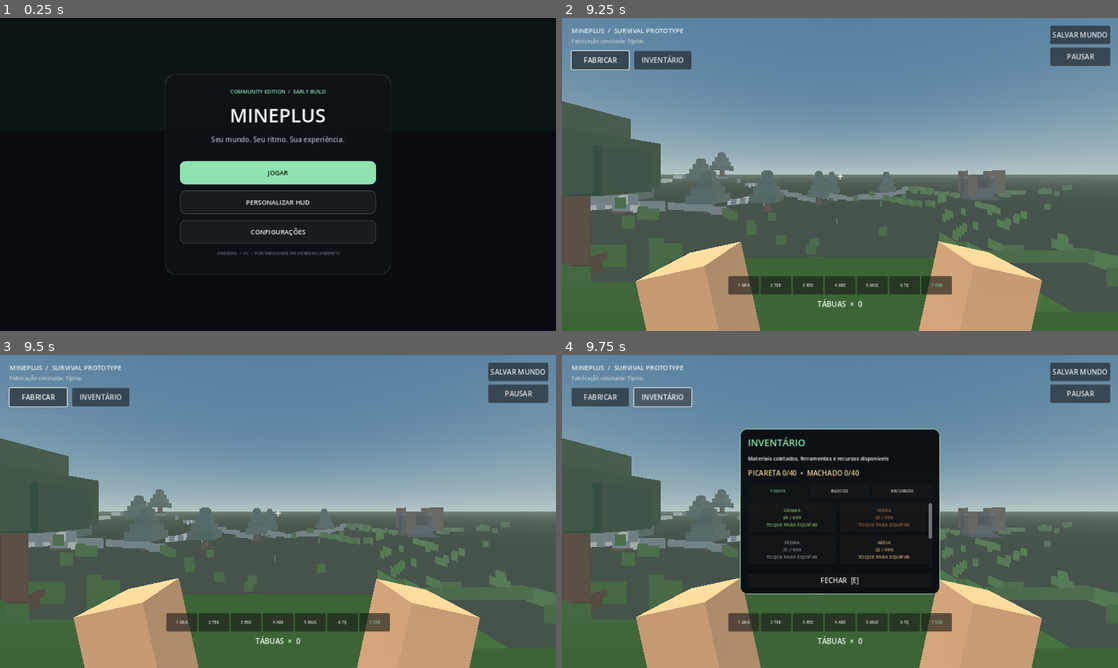
Above: before the commit, frames 1-4 (two rows, left to right).
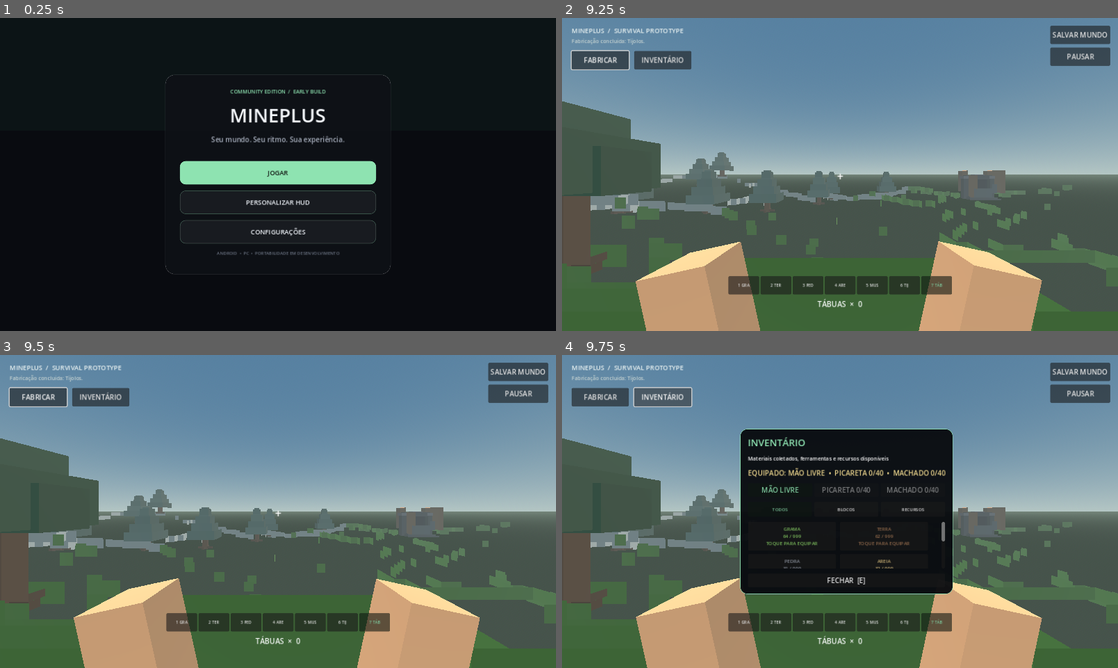
Above: after the commit, the same moments.

Repository: theolauria26-gif/MINEPLUS-PS4
Game: Godot game, scene res://scenes/main_menu.tscn
Same seed, same stepped clock (60 frames per second), same inputs: the game is played once before the commit and once after it.
Inputs:
- Up to frame 1 (0.25 s): no input
- Up to frame 2 (9.25 s): click "JOGAR" at 0.5 s; click "CRIAR MUNDO" at 1.25 s; click "SALVAR MUNDO" at 2 s; click "1 GRA" at 2.75 s; click "2 TER" at 3.5 s; click "3 PED" at 4.25 s; click "4 ARE" at 5 s; click "5 MUS" at 5.75 s; click "6 TIJ" at 6.5 s; click "7 TÁB" at 7.25 s; click "FABRICAR" at 8 s; click "FABRICAR" at 8.75 s
- Up to frame 3 (9.5 s): no input
- Up to frame 4 (9.75 s): click "INVENTÁRIO" at 9.5 s

Frames 1-3 are identical in both runs. In frame 4, 3.1% of the frame differs, in the area x 33-71%, y 23-77%.

Commit message:
Integrate explicit tool selection into survival gameplay

Diff:
--- a/scripts/world.gd
+++ b/scripts/world.gd
@@ -28,6 +28,9 @@
 var inventory_panel_width := 460.0
 var pause_layer: CanvasLayer
 var inventory_tool_label: Label
+var inventory_hand_button: Button
+var inventory_pickaxe_button: Button
+var inventory_axe_button: Button
 var inventory_filter := MineplusInventory.CATEGORY_ALL
 var inventory_filter_buttons: Array[Button] = []
 var look_sensitivity := 0.0025
@@ -36,6 +39,7 @@
 var graphics_quality := 1
 var pickaxe_durability := 0
 var axe_durability := 0
+var selected_tool := MineplusEquipment.TOOL_NONE
 var axe_visual: Node3D
 var block_textures: Array[Texture2D] = []
 var first_person_arms: Array[MeshInstance3D] = []
@@ -252,7 +256,7 @@
 	pickaxe_visual = Node3D.new()
 	pickaxe_visual.position = Vector3(0.38, -0.36, -0.62)
 	pickaxe_visual.rotation_degrees = Vector3(-18, -24, -18)
-	pickaxe_visual.visible = pickaxe_durability > 0
+	pickaxe_visual.visible = selected_tool == MineplusEquipment.TOOL_PICKAXE and pickaxe_durability > 0
 	camera.add_child(pickaxe_visual)
 	var handle := MeshInstance3D.new()
 	var handle_mesh := BoxMesh.new()
@@ -286,7 +290,7 @@
 	axe_visual = Node3D.new()
 	axe_visual.position = Vector3(0.34, -0.37, -0.60)
 	axe_visual.rotation_degrees = Vector3(-18, -18, -28)
-	axe_visual.visible = axe_durability > 0
+	axe_visual.visible = selected_tool == MineplusEquipment.TOOL_AXE and axe_durability > 0
 	camera.add_child(axe_visual)
 	var handle := MeshInstance3D.new()
 	var handle_mesh := BoxMesh.new()
@@ -468,6 +472,22 @@
 	inventory_tool_label.text = "PICARETA %d/40  •  MACHADO %d/40" % [pickaxe_durability, axe_durability]
 	inventory_tool_label.add_theme_color_override("font_color", Color("#e9d28b"))
 	stack.add_child(inventory_tool_label)
+	var tool_row := HBoxContainer.new()
+	tool_row.add_theme_constant_override("separation", 5)
+	inventory_hand_button = Button.new()
+	inventory_hand_button.text = "MÃO LIVRE"
+	inventory_hand_button.size_flags_horizontal = Control.SIZE_EXPAND_FILL
+	inventory_hand_button.pressed.connect(_set_selected_tool.bind(MineplusEquipment.TOOL_NONE))
+	tool_row.add_child(inventory_hand_button)
+	inventory_pickaxe_button = Button.new()
+	inventory_pickaxe_button.size_flags_horizontal = Control.SIZE_EXPAND_FILL
+	inventory_pickaxe_button.pressed.connect(_set_selected_tool.bind(MineplusEquipment.TOOL_PICKAXE))
+	tool_row.add_child(inventory_pickaxe_button)
+	inventory_axe_button = Button.new()
+	inventory_axe_button.size_flags_horizontal = Control.SIZE_EXPAND_FILL
+	inventory_axe_button.pressed.connect(_set_selected_tool.bind(MineplusEquipment.TOOL_AXE))
+	tool_row.add_child(inventory_axe_button)
+	stack.add_child(tool_row)
 	var filter_row := HBoxContainer.new()
 	filter_row.add_theme_constant_override("separation", 6)
 	for category in [MineplusInventory.CATEGORY_ALL, MineplusInventory.CATEGORY_BLOCKS, MineplusInventory.CATEGORY_MATERIALS]:
@@ -517,6 +537,31 @@
 	inventory_filter = category
 	_refresh_inventory()
 
+func _set_selected_tool(tool: String, announce: bool = true) -> void:
+	if tool == MineplusEquipment.TOOL_PICKAXE and pickaxe_durability <= 0:
+		if status_label:
+			status_label.text = "Você não tem uma picareta utilizável. Fabrique uma na bancada."
+		return
+	if tool == MineplusEquipment.TOOL_AXE and axe_durability <= 0:
+		if status_label:
+			status_label.text = "Você não tem um machado utilizável. Fabrique um na bancada."
+		return
+	if tool not in [MineplusEquipment.TOOL_NONE, MineplusEquipment.TOOL_PICKAXE, MineplusEquipment.TOOL_AXE]:
+		return
+	selected_tool = tool
+	_update_tool_visuals()
+	_refresh_inventory()
+	if announce and status_label:
+		var label := "mão livre" if tool.is_empty() else ("picareta" if tool == MineplusEquipment.TOOL_PICKAXE else "machado")
+		status_label.text = "Equipamento selecionado: %s." % label
+	_save_world(true)
+
+func _update_tool_visuals() -> void:
+	if pickaxe_visual:
+		pickaxe_visual.visible = selected_tool == MineplusEquipment.TOOL_PICKAXE and pickaxe_durability > 0
+	if axe_visual:
+		axe_visual.visible = selected_tool == MineplusEquipment.TOOL_AXE and axe_durability > 0
+
 func _equip_inventory_item(item_index: int) -> void:
 	var block_type := MineplusInventory.block_type_for_item(item_index)
 	if block_type < 0:
@@ -531,7 +576,18 @@
 	if inventory_grid == null:
 		return
 	if inventory_tool_label:
-		inventory_tool_label.text = "PICARETA %d/40  •  MACHADO %d/40" % [pickaxe_durability, axe_durability]
+		var equipped_name := "MÃO LIVRE" if selected_tool.is_empty() else ("PICARETA" if selected_tool == MineplusEquipment.TOOL_PICKAXE else "MACHADO")
+		inventory_tool_label.text = "EQUIPADO: %s  •  PICARETA %d/40  •  MACHADO %d/40" % [equipped_name, pickaxe_durability, axe_durability]
+	if inventory_hand_button:
+		inventory_hand_button.modulate = Color("#8ee3b1") if selected_tool.is_empty() else Color.WHITE
+	if inventory_pickaxe_button:
+		inventory_pickaxe_button.text = "PICARETA %d/40" % pickaxe_durability
+		inventory_pickaxe_button.disabled = pickaxe_durability <= 0
+		inventory_pickaxe_button.modulate = Color("#8ee3b1") if selected_tool == MineplusEquipment.TOOL_PICKAXE else Color.WHITE
+	if inventory_axe_button:
+		inventory_axe_button.text = "MACHADO %d/40" % axe_durability
+		inventory_axe_button.disabled = axe_durability <= 0
+		inventory_axe_button.modulate = Color("#8ee3b1") if selected_tool == MineplusEquipment.TOOL_AXE else Color.WHITE
 	for button_index in range(inventory_filter_buttons.size()):
 		var filter_button := inventory_filter_buttons[button_index]
 		var categories := [MineplusInventory.CATEGORY_ALL, MineplusInventory.CATEGORY_BLOCKS, MineplusInventory.CATEGORY_MATERIALS]
@@ -733,10 +789,11 @@
 		block_counts[index] = int(crafted_inventory[index])
 	pickaxe_durability = int(result["pickaxe_durability"])
 	axe_durability = int(result["axe_durability"])
-	if pickaxe_visual:
-		pickaxe_visual.visible = pickaxe_durability > 0
-	if axe_visual:
-		axe_visual.visible = axe_durability > 0
+	if recipe_id == "pickaxe":
+		selected_tool = MineplusEquipment.TOOL_PICKAXE
+	elif recipe_id == "axe":
+		selected_tool = MineplusEquipment.TOOL_AXE
+	_update_tool_visuals()
 	if dialog:
 		dialog.queue_free()
 	_update_hotbar()
@@ -791,7 +848,7 @@
 		player_position = [player.position.x, player.position.y, player.position.z]
 		player_rotation_y = player.rotation.y
 		camera_pitch = camera.rotation.x
-	var payload := {"version": MineplusWorldSave.CURRENT_VERSION, "world_seed": chunk_streamer.generator.wo …(405 unchanged characters)…
+	var payload := {"version": MineplusWorldSave.CURRENT_VERSION, "selected_tool": selected_tool, "world_seed": chunk_streamer.generator.wo …(405 unchanged characters)…
 	var saved := MineplusWorldSave.save_world(_world_save_path(), payload)
 	if saved:
 		if not silent and status_label:
@@ -811,6 +868,7 @@
 		chunk_streamer.import_edits(parsed["terrain_edits"])
 	pickaxe_durability = int(parsed["pickaxe_durability"])
 	axe_durability = int(parsed["axe_durability"])
+	selected_tool = MineplusEquipment.normalize_selected_tool(parsed.get("selected_tool", MineplusEquipment.TOOL_NONE), pickaxe_durability, axe_durability)
 	var saved_position: Array = parsed["player_position"]
 	saved_player_position = Vector3(float(saved_position[0]), float(saved_position[1]), float(saved_position[2]))
 	saved_player_rotation_y = float(parsed["player_rotation_y"])
@@ -909,6 +967,12 @@
 			_toggle_inventory()
 		elif event.keycode >= KEY_1 and event.keycode <= KEY_7:
 			_select_block(event.keycode - KEY_1)
+		elif event.keycode == KEY_8:
+			_set_selected_tool(MineplusEquipment.TOOL_PICKAXE)
+		elif event.keycode == KEY_9:
+			_set_selected_tool(MineplusEquipment.TOOL_AXE)
+		elif event.keycode == KEY_0:
+			_set_selected_tool(MineplusEquipment.TOOL_NONE)
 		elif event.keycode == KEY_SPACE:
 			Input.action_press("jump")
 	elif event is InputEventScreenTouch:
@@ -997,25 +1061,25 @@
 				if status_label: status_label.text = "Pilha cheia: máximo de %d por material." % MAX_STACK_SIZE
 				return
 			var terrain_required_tool := _required_tool_for_inventory_item(drop_index)
-			var needs_pickaxe := terrain_required_tool == "pickaxe"
-			var needs_axe := terrain_required_tool == "axe"
-			if needs_pickaxe and pickaxe_durability <= 0:
-				if status_label: status_label.text = "Precisa de uma picareta para minerar este bloco."
+			var tool_check := MineplusEquipment.can_use(terrain_required_tool, selected_tool, pickaxe_durability, axe_durability)
+			if not bool(tool_check.get("ok", false)):
+				if status_label:
+					status_label.text = str(tool_check.get("reason", "Ferramenta indisponível."))
 				return
-			if needs_axe and axe_durability <= 0:
-				if status_label: status_label.text = "Precisa de um machado para cortar madeira. Fabrique um na bancada."
-				return
+			var needs_pickaxe := terrain_required_tool == MineplusEquipment.TOOL_PICKAXE
+			var needs_axe := terrain_required_tool == MineplusEquipment.TOOL_AXE
 			chunk_streamer.mine_surface(cell)
 			if needs_pickaxe:
 				pickaxe_durability -= 1
 				_animate_pickaxe_swing()
-				if pickaxe_durability == 0 and pickaxe_visual:
-					pickaxe_visual.visible = false
+				if pickaxe_durability == 0:
+					selected_tool = MineplusEquipment.TOOL_NONE
 			elif needs_axe:
 				axe_durability -= 1
 				_animate_axe_swing()
-				if axe_durability == 0 and axe_visual:
-					axe_visual.visible = false
+				if axe_durability == 0:
+					selected_tool = MineplusEquipment.TOOL_NONE
+			_update_tool_visuals()
 			block_counts[drop_index] += 1
 			_update_hotbar()
 			if needs_axe and axe_durability == 0 and status_label:
@@ -1034,30 +1098,29 @@
 					status_label.text = "Pilha cheia: máximo de %d por material." % MAX_STACK_SIZE
 				return
 			var placed_required_tool := _required_tool_for_block(block_type)
-			var used_pickaxe := placed_required_tool == "pickaxe"
-			var used_axe := placed_required_tool == "axe"
+			var placed_tool_check := MineplusEquipment.can_use(placed_required_tool, selected_tool, pickaxe_durability, axe_durability)
+			if not bool(placed_tool_check.get("ok", false)):
+				if status_label:
+					status_label.text = str(placed_tool_check.get("reason", "Ferramenta indisponível."))
+				return
+			var used_pickaxe := placed_required_tool == MineplusEquipment.TOOL_PICKAXE
+			var used_axe := placed_required_tool == MineplusEquipment.TOOL_AXE
 			if used_pickaxe:
-				if pickaxe_durability <= 0:
-					if status_label:
-						status_label.text = "Precisa de uma picareta para minerar este bloco."
-					return
 				pickaxe_durability -= 1
 				_animate_pickaxe_swing()
-				if pickaxe_durability == 0 and pickaxe_visual:
-					pickaxe_visual.visible = false
+				if pickaxe_durability == 0:
+					selected_tool = MineplusEquipment.TOOL_NONE
 			elif used_axe:
-				if axe_durability <= 0:
-					if status_label:
-						status_label.text = "Precisa de um machado para desmontar este bloco."
-					return
 				axe_durability -= 1
 				_animate_axe_swing()
-				if axe_durability == 0 and axe_visual:
-					axe_visual.visible = false
+				if axe_durability == 0:
+					selected_tool = MineplusEquipment.TOOL_NONE
+			_update_tool_visuals()
 			block_counts[drop_index] += 1
 			_remove_block(cell)
 			_update_hotbar()
 			_refresh_inventory()
+			_save_world(true)
 			if used_pickaxe and pickaxe_durability == 0 and status_label:
 				status_label.text = "Sua picareta quebrou. Fabrique outra na bancada."
 			elif used_axe and axe_durability == 0 and status_label:
